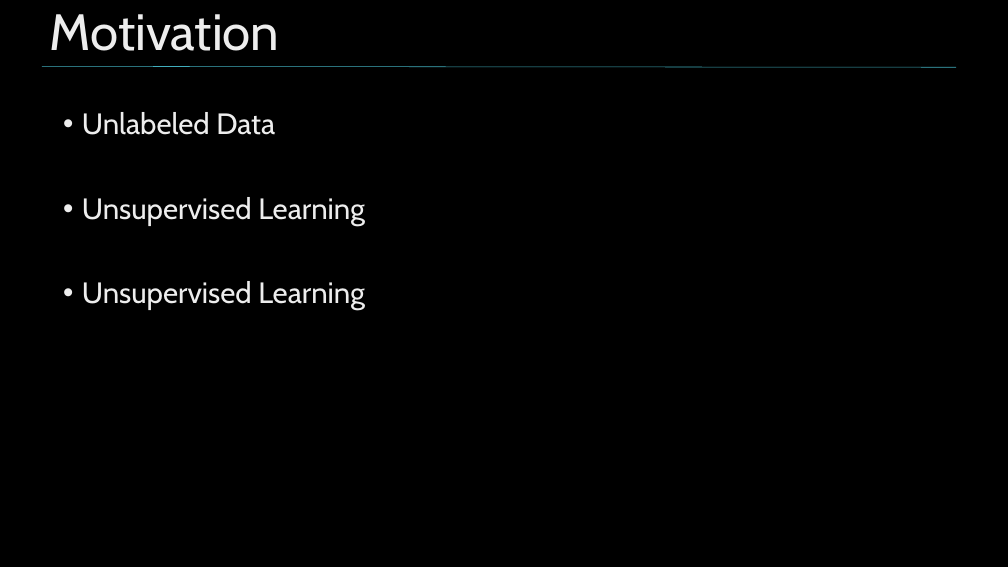
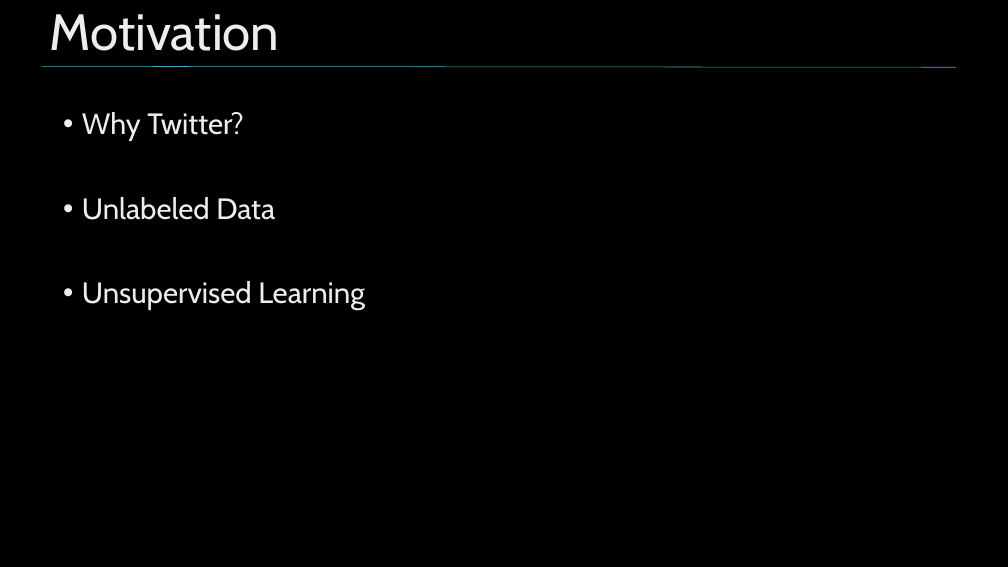
Before and after one commit to nycdatasci/bootcamp009_project, a slide deck: slide 3 of Project4-Capstone/MHD_Capstone/MHD_Twitter_Clustering.pptx. Drawn at 1008x567 pixels with LibreOffice and Linux fonts; fonts in the diff are those of the drawing; background and template pictures are left out. Boxes give left, top, right and bottom in pixels: in the first picture for what was removed or moved away, otherwise in the second. Text is boxed around its words. In the diff, an @@ line names an element or a change of style, - is before the commit and + after.

```diff
--- a/Project4-Capstone/MHD_Capstone/MHD_Twitter_Clustering.pptx
+++ b/Project4-Capstone/MHD_Capstone/MHD_Twitter_Clustering.pptx
@@ text at box(82, 112, 244, 141): paragraph added @@
+• Why Twitter?
```
Also in this commit, not shown: 2 other slides changed.
